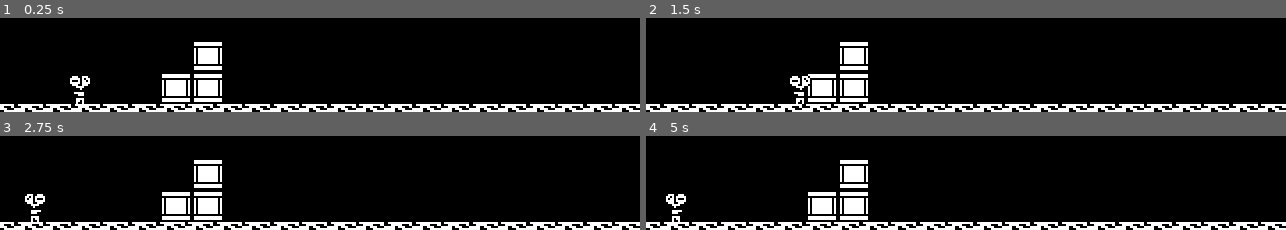
Above: before the commit, frames 1-4 (two rows, left to right).
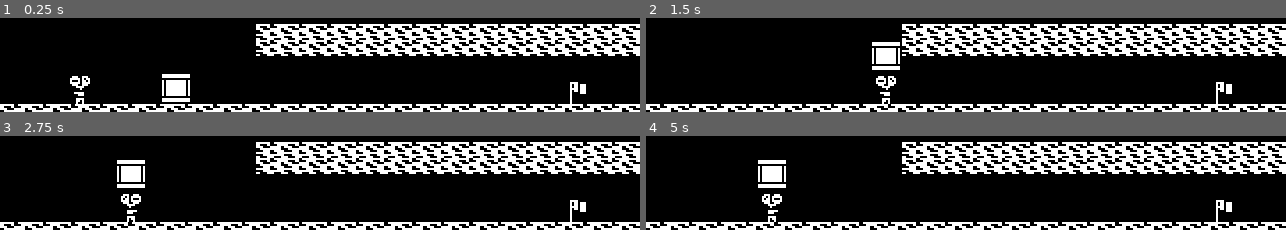
Above: after the commit, the same moments.

Repository: arya-s/crabbed
Game: Godot game, scene res://World.tscn
Two runs of this game, one before a commit and one after it. Both use one fixed random seed, a clock stepped at 60 frames per second and the inputs below.
Inputs:
- Up to frame 1 (0.25 s): no input
- Up to frame 2 (1.5 s): tap Enter at 0.5 s; hold Right (ui_right) from 0.53 s (still down); tap Space (jump) at 0.77 s
- Up to frame 3 (2.75 s): tap Space (jump) at 1.52 s; release Right (ui_right) at 2.03 s; hold Left (ui_left) from 2.03 s (still down)
- Up to frame 4 (5 s): release Left (ui_left) at 2.78 s; hold Right (ui_right) 2.78-4.28 s; tap Space (jump) at 3.02, 3.77, 4.52 s; hold Left (ui_left) from 4.28 s (still down)

The runs differ from the first frame. In frame 1, 16% of the frame differs, in the area x 30-100%, y 6-92%; in frame 2, 19%; in frame 3, 19%, in the area x 3-100%, y 6-92%; in frame 4, 19%.

Commit message:
Basic prototype with box picking

Diff:
--- /dev/null
+++ b/Box.gd
@@ -0,0 +1,3 @@
+extends StaticBody2D
+
+onready var collider = $Collider
--- a/Box.tscn
+++ b/Box.tscn
@@ -1,16 +1,18 @@
-[gd_scene load_steps=3 format=2]
+[gd_scene load_steps=4 format=2]
 
 [ext_resource path="res://box.png" type="Texture" id=1]
+[ext_resource path="res://Box.gd" type="Script" id=2]
 
 [sub_resource type="RectangleShape2D" id=1]
 extents = Vector2( 8, 8 )
 
 [node name="Box" type="StaticBody2D"]
+script = ExtResource( 2 )
 
 [node name="Sprite" type="Sprite" parent="."]
-position = Vector2( 8, 8 )
+position = Vector2( 8, -8 )
 texture = ExtResource( 1 )
 
-[node name="CollisionShape2D" type="CollisionShape2D" parent="."]
-position = Vector2( 8, 8 )
+[node name="Collider" type="CollisionShape2D" parent="."]
+position = Vector2( 8, -8 )
 shape = SubResource( 1 )
--- /dev/null
+++ b/Goal.tscn
@@ -0,0 +1,9 @@
+[gd_scene load_steps=2 format=2]
+
+[ext_resource path="res://goal.png" type="Texture" id=1]
+
+[node name="Goal" type="Node2D"]
+
+[node name="Sprite" type="Sprite" parent="."]
+position = Vector2( 0, -8 )
+texture = ExtResource( 1 )
--- a/Player.gd
+++ b/Player.gd
@@ -22,12 +22,14 @@
 var max_fall = 0
 var variable_jump_speed = 0
 var facing = NEUTRAL
+var is_holding = false
 
 onready var sprite = $Sprite
 onready var coyote_jump_timer = $CoyoteJumpTimer
 onready var variable_jump_timer = $VariableJumpTimer
 onready var grab_left = $GrabLeft
 onready var grab_right = $GrabRight
+onready var collider = $Collider
 
 func _physics_process(delta):
 	just_jumped = false
@@ -43,11 +45,23 @@
 	pickup_item()
 
 func pickup_item():
-	if facing == LEFT and grab_left.is_colliding():
-		print("Got body", grab_left.get_collider())
-	elif facing == RIGHT and grab_right.is_colliding():
-		print("Got body", grab_right.get_collider())
+	if not is_holding and grab_left.is_colliding():
+		grab_box(grab_left.get_collider())
+		is_holding = true
 
+	if not is_holding and grab_right.is_colliding():
+		grab_box(grab_right.get_collider())
+		is_holding = true
+
+func grab_box(box):
+	var box_sprite = box.get_node("Sprite").duplicate()
+	box_sprite.name = "HoldingSprite"
+	box_sprite.position = Vector2(0, -24)
+	add_child(box_sprite)
+	box.queue_free()
+
+	collider.shape.extents.y = 16
+	collider.position.y = -16
 
 func update_animations():
 	if facing != 0:
--- a/Player.tscn
+++ b/Player.tscn
@@ -4,7 +4,7 @@
 [ext_resource path="res://Player.gd" type="Script" id=2]
 
 [sub_resource type="RectangleShape2D" id=1]
-extents = Vector2( 3, 6 )
+extents = Vector2( 3, 7 )
 
 [node name="Player" type="KinematicBody2D"]
 script = ExtResource( 2 )
@@ -13,8 +13,8 @@
 position = Vector2( 0, -8 )
 texture = ExtResource( 1 )
 
-[node name="CollisionShape2D" type="CollisionShape2D" parent="."]
-position = Vector2( 0, -6 )
+[node name="Collider" type="CollisionShape2D" parent="."]
+position = Vector2( 0, -7 )
 shape = SubResource( 1 )
 
 [node name="CoyoteJumpTimer" type="Timer" parent="."]
--- a/World.tscn
+++ b/World.tscn
@@ -1,9 +1,10 @@
-[gd_scene load_steps=6 format=2]
+[gd_scene load_steps=7 format=2]
 
 [ext_resource path="res://Box.tscn" type="PackedScene" id=1]
 [ext_resource path="res://Player.tscn" type="PackedScene" id=2]
 [ext_resource path="res://floor.png" type="Texture" id=3]
 [ext_resource path="res://World.gd" type="Script" id=4]
+[ext_resource path="res://Goal.tscn" type="PackedScene" id=5]
 
 [sub_resource type="RectangleShape2D" id=1]
 extents = Vector2( 160, 8 )
@@ -12,13 +13,7 @@
 script = ExtResource( 4 )
 
 [node name="Box" parent="." instance=ExtResource( 1 )]
-position = Vector2( 80, 160 )
-
-[node name="Box2" parent="." instance=ExtResource( 1 )]
-position = Vector2( 96, 144 )
-
-[node name="Box3" parent="." instance=ExtResource( 1 )]
-position = Vector2( 96, 160 )
+position = Vector2( 80, 176 )
 
 [node name="Player" parent="." instance=ExtResource( 2 )]
 position = Vector2( 40, 168 )
@@ -38,3 +33,22 @@
 texture = ExtResource( 3 )
 region_enabled = true
 region_rect = Rect2( 0, 0, 180, 16 )
+
+[node name="StaticBody2D2" type="StaticBody2D" parent="."]
+position = Vector2( 288, 144 )
+__meta__ = {
+"_edit_group_": true
+}
+
+[node name="CollisionShape2D" type="CollisionShape2D" parent="StaticBody2D2"]
+shape = SubResource( 1 )
+
+[node name="Sprite" type="Sprite" parent="StaticBody2D2"]
+position = Vector2( 7.62939e-06, 0 )
+scale = Vector2( 1.77778, 1 )
+texture = ExtResource( 3 )
+region_enabled = true
+region_rect = Rect2( 0, 0, 180, 16 )
+
+[node name="Goal" parent="." instance=ExtResource( 5 )]
+position = Vector2( 288, 176 )
Binary file added: goal.png
Not shown, added: goal.png.import
